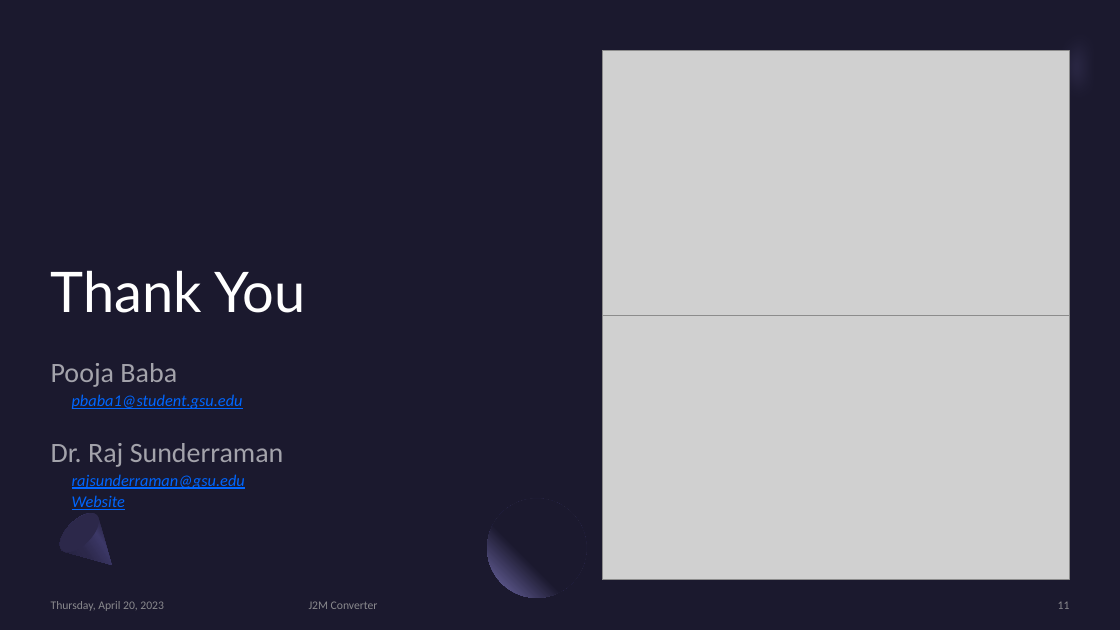
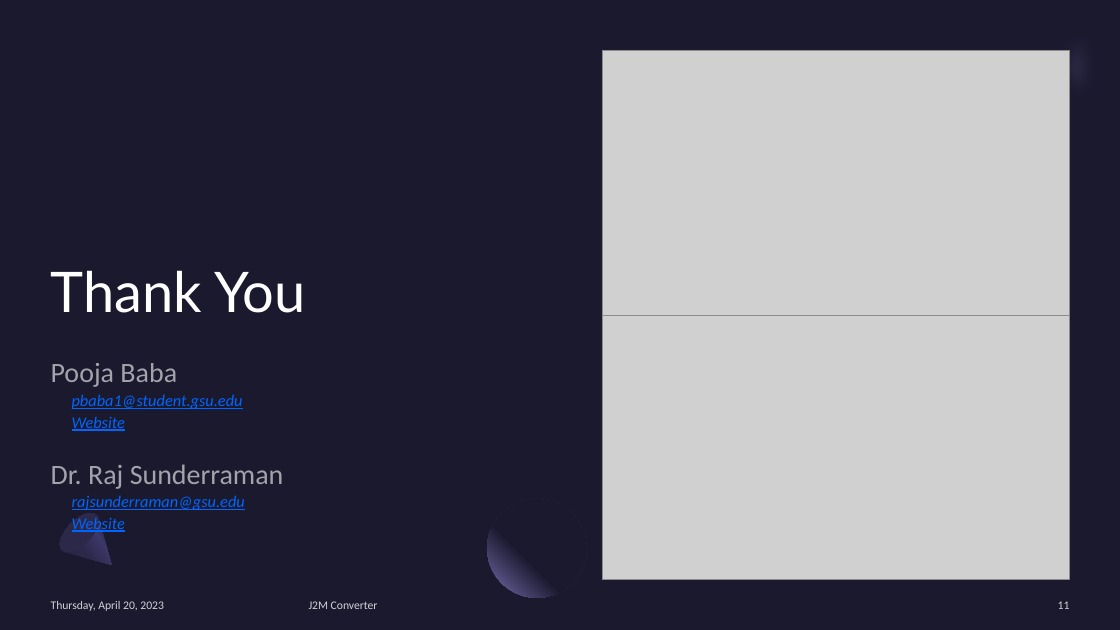
Before and after one commit to babapooja/Masters-Project, a slide deck: slide 11 of Documents/[MastersProject]J2MConverter.pptx. Drawn at 1120x630 pixels with LibreOffice and Linux fonts; fonts in the diff are those of the drawing; grey boxes stand for pictures. Boxes give left, top, right and bottom in pixels: in the first picture for what was removed or moved away, otherwise in the second. Text is boxed around its words. In the diff, an @@ line names an element or a change of style, - is before the commit and + after.

```diff
--- a/Documents/[MastersProject]J2MConverter.pptx
+++ b/Documents/[MastersProject]J2MConverter.pptx
@@ subtitle at (51,363,243,431): text changed @@
-Pooja Baba
-pbaba1@student.gsu.edu
+Pooja Baba
+pbaba1@student.gsu.edu
+Website
@@ text colour #A6A6A6 at 80% opacity to #D1D2D7 in 3 elements at (51,601,164,611), (309,601,378,609), (1058,601,1070,609) @@
```
Also in this commit, not shown: 3 other slides changed, 3 other files.
